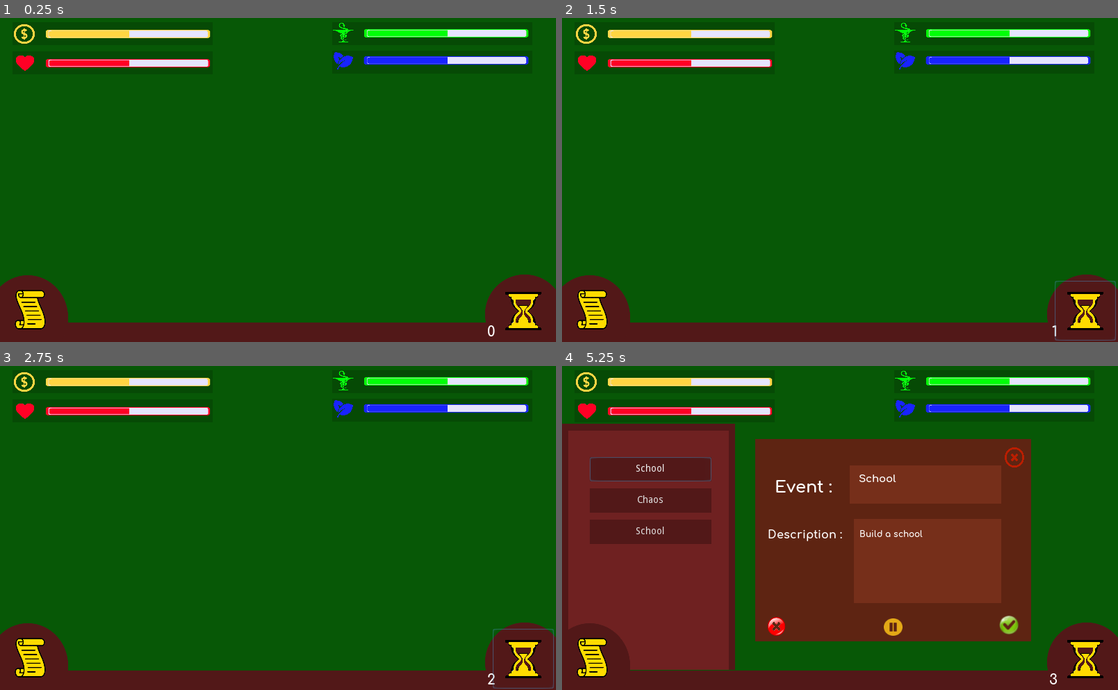
Above: before the commit, frames 1-4 (two rows, left to right).
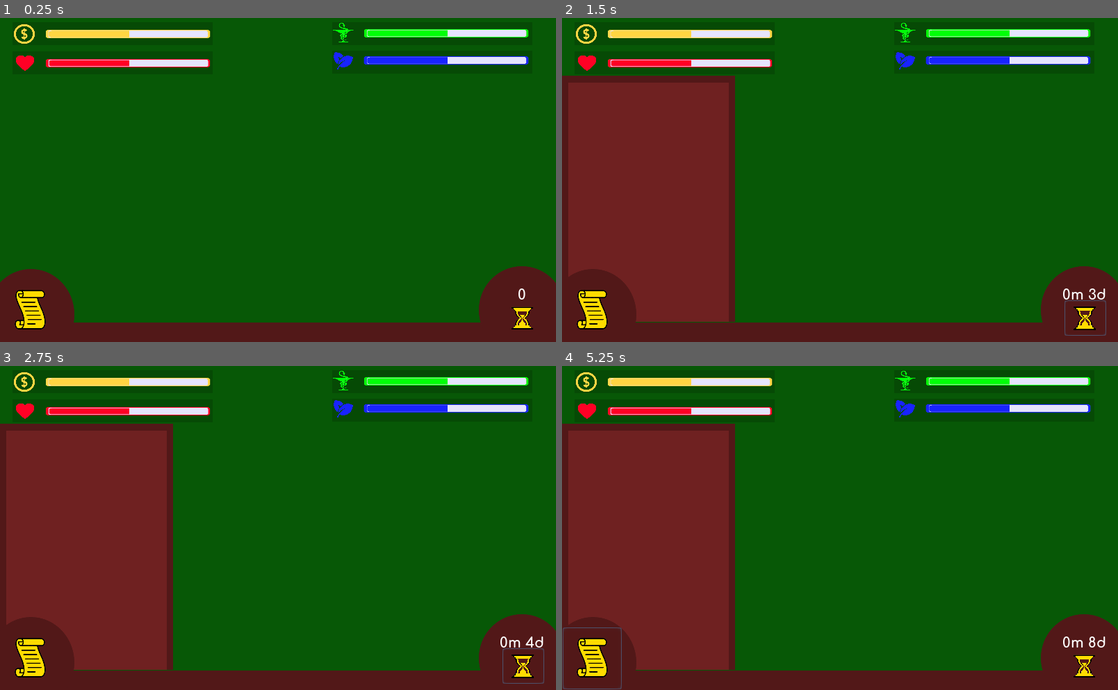
Above: after the commit, the same moments.

Repository: Speedphoenix/Mayor-of-Kanaka
Game: Godot game, scene res://scenes/MainScene.tscn
Same seed, same stepped clock (60 frames per second), same inputs: the game is played once before the commit and once after it.
Inputs (mouse positions are in pixels of both pictures, inside the frame that each line leads up to; where the layout moved, square brackets give the same spot in the first picture):
- Up to frame 1 (0.25 s): no input
- Up to frame 2 (1.5 s): click (589, 309) at 0.5 s; click (1084, 319) [1084, 309] at 1.25 s
- Up to frame 3 (2.75 s): click (522, 667) [522, 657] at 2 s
- Up to frame 4 (5.25 s): click (589, 657) at 2.75 s; click (1084, 667) [1084, 657] at 3.5 s; click (589, 657) at 4.25 s; click (650, 469) at 5 s, where only the run before the commit has a clickable "School"

The runs differ from the first frame. In frame 1, 1.2% of the frame differs, in the area x 0-100%, y 76-99%; in frame 2, 23%; in frame 3, 23%; in frame 4, 37%, in the area x 0-100%, y 22-100%.

Commit message:
incorporate turn controller into demo

Diff:
--- a/project.godot
+++ b/project.godot
@@ -21,6 +21,7 @@
 [autoload]
 
 Global="*res://scripts/Global.gd"
+TurnController="*res://scripts/TurnController.gd"
 
 [display]
 
--- a/scenes/MainScene.tscn
+++ b/scenes/MainScene.tscn
@@ -84,5 +84,4 @@
 [connection signal="refused" from="EventsController/EventsUIController/EventsUI" to="BarsController/BarsUI" method="_on_event_refused"]
 [connection signal="refused" from="EventsController/EventsUIController/EventsUI" to="UnderUIController/UnderUI" method="_on_event_refused"]
 [connection signal="eventToDisplay" from="UnderUIController/UnderUI" to="EventsController" method="_on_eventToDisplay"]
-[connection signal="nextTurn" from="UnderUIController/UnderUI" to="BarsController/BarsUI" method="_on_nextTurn"]
 [connection signal="nextTurn" from="UnderUIController/UnderUI" to="EventsController" method="_on_nextTurn"]
--- a/scenes/UnderUI.tscn
+++ b/scenes/UnderUI.tscn
@@ -29,9 +29,9 @@
 }
 
 [node name="CircleBackground" type="TextureRect" parent="NextTurnController"]
-margin_left = 697.0
-margin_top = 382.0
-margin_right = 813.0
+margin_left = 688.0
+margin_top = 370.0
+margin_right = 814.0
 margin_bottom = 498.0
 texture = ExtResource( 2 )
 expand = true
@@ -40,22 +40,23 @@
 }
 
 [node name="CurrentTurnLabel" type="Label" parent="NextTurnController"]
-margin_left = 671.449
-margin_top = 453.98
-margin_right = 713.449
-margin_bottom = 476.98
+margin_left = 702.0
+margin_top = 393.878
+margin_right = 801.0
+margin_bottom = 430.878
 custom_fonts/font = SubResource( 1 )
 text = "0"
-align = 2
+align = 1
+valign = 1
 __meta__ = {
 "_edit_use_anchors_": false
 }
 
 [node name="NextTurnButton" type="Button" parent="NextTurnController"]
-margin_left = 709.119
-margin_top = 392.059
-margin_right = 797.119
-margin_bottom = 478.059
+margin_left = 722.898
+margin_top = 420.265
+margin_right = 782.898
+margin_bottom = 471.265
 icon = ExtResource( 1 )
 flat = true
 expand_icon = true
@@ -95,8 +96,8 @@
 
 [node name="CircleBackground2" type="TextureRect" parent="EventDetailsController"]
 margin_left = -19.0
-margin_top = 383.0
-margin_right = 99.0
+margin_top = 374.0
+margin_right = 108.0
 margin_bottom = 507.0
 texture = ExtResource( 2 )
 expand = true
--- a/scripts/BarsUI.gd
+++ b/scripts/BarsUI.gd
@@ -6,6 +6,10 @@
 func _ready():
 	var Global = get_node("/root/Global")
 	bars = Global.Bars
+
+	var turnController = get_node("/root/TurnController")
+	#turnController.connect("miniturn_changed", self, "_on_anyturn_changed")
+	turnController.connect("turn_changed", self, "_on_turn_changed")
 
 	# Setting the bars initial values
 	$BarsController/Economy/EconomyBar.value = bars.ECONOMY
@@ -62,6 +66,13 @@
 
 
 func _on_nextTurn():
+	pass
+#	$BarsController/Economy/EconomyBar.value = bars.ECONOMY
+#	$BarsController/Health/HealthBar.value = bars.HEALTH
+#	$BarsController/Nature/NatureBar.value = bars.NATURE
+#	$BarsController/Satisfation/SatisfactionBar.value = bars.SATISFACTION
+
+func _on_turn_changed(turn_number, miniturn_number):
 	$BarsController/Economy/EconomyBar.value = bars.ECONOMY
 	$BarsController/Health/HealthBar.value = bars.HEALTH
 	$BarsController/Nature/NatureBar.value = bars.NATURE
--- a/scripts/EventController.gd
+++ b/scripts/EventController.gd
@@ -10,6 +10,11 @@
 	var Global = get_node("/root/Global")
 	devmode = Global.devmode
 	events = Global.events
+
+	var turnController = get_node("/root/TurnController")
+	turnController.connect("miniturn_changed", self, "_on_miniturn_changed")
+	turnController.connect("turn_changed", self, "_on_turn_changed")
+
 	$EventsUIController/EventsUI.get_child(0).hide()
 	initSelector()
 	if(devmode == true):
@@ -34,6 +39,12 @@
 			var event = allEvents[eventKey]
 			return event
 
+func addRandomEvent():
+	var Global = get_node("/root/Global")
+	var eventsList = Global.eventsList
+	var randomEvent = getRandomEvent(events)
+	eventsList.append(randomEvent)
+
 func initSelector():
 	$EventIDSelector.add_item("Earthquake", 1)
 	$EventIDSelector.add_item("School", 2)
@@ -45,18 +56,29 @@
 	emit_signal("eventChanged", eventID)
 	$EventsUIController/EventsUI.get_child(0).show()
 
-func _on_EventsUI_close():
-	$EventsUIController/EventsUI.get_child(0).hide()
+func _on_nextTurn():
+	pass
+#	var Global = get_node("/root/Global")
+#	var eventsList = Global.eventsList
+#
+#	var randomEvent = getRandomEvent(events)
+#	eventsList.append(randomEvent)
 
-func _on_nextTurn():
-	var Global = get_node("/root/Global")
-	var eventsList = Global.eventsList
+func _on_miniturn_changed(turn_number, miniturn_number):
+	if miniturn_number == 10 || miniturn_number == 20:
+		addRandomEvent()
 
-	var randomEvent = getRandomEvent(events)
-	eventsList.append(randomEvent)
+func _on_turn_changed(turn_number, miniturn_number):
+	addRandomEvent()
+	addRandomEvent()
 
 
 func _on_eventToDisplay(eventID):
 	#print("Need to display event ID: ", eventID)
 	emit_signal("eventChanged", eventID)
+	var turnController = get_node("/root/TurnController").pause_turns()
 	$EventsUIController/EventsUI.get_child(0).show()
+
+func _on_EventsUI_close():
+	$EventsUIController/EventsUI.get_child(0).hide()
+	var turnController = get_node("/root/TurnController").resume_turns()
--- a/scripts/UnderUI.gd
+++ b/scripts/UnderUI.gd
@@ -3,24 +3,30 @@
 signal nextTurn
 signal eventToDisplay(eventID)
 
-onready var currentTurn
-onready var eventsList
+var currentTurn
+var eventsList
 
 # Called when the node enters the scene tree for the first time.
 func _ready():
 	var Global = get_node("/root/Global")
+	var turnController = get_node("/root/TurnController")
+	turnController.connect("miniturn_changed", self, "_on_anyturn_changed")
+	turnController.connect("turn_changed", self, "_on_anyturn_changed")
 	currentTurn = Global.currentTurn
-	$NextTurnController/CurrentTurnLabel.text =  String(currentTurn)
+	$NextTurnController/CurrentTurnLabel.text =  str(currentTurn)
 
 func _on_NextTurnButton_pressed():
-	var currentTurnText = int($NextTurnController/CurrentTurnLabel.text)
-	var newCurrentTurn = currentTurnText + 1
-	$NextTurnController/CurrentTurnLabel.text =  String(newCurrentTurn)
-	$EventDetailsController/DetailsMenuController.hide()
-	var Global = get_node("/root/Global")
-	Global.currentTurn += 1
-	emit_signal("nextTurn")
+	pass
+#	var currentTurnText = int($NextTurnController/CurrentTurnLabel.text)
+#	var newCurrentTurn = currentTurnText + 1
+#	$NextTurnController/CurrentTurnLabel.text =  String(newCurrentTurn)
+#	$EventDetailsController/DetailsMenuController.hide()
+#	var Global = get_node("/root/Global")
+#	Global.currentTurn += 1
+#	emit_signal("nextTurn")
 
+func _on_anyturn_changed(turn_number, miniturn_number):
+	$NextTurnController/CurrentTurnLabel.text =  str(turn_number) + "m " +  str(miniturn_number) + "d"
 
 func _on_EventDetailsButton_toggled(button_pressed):
 	if(button_pressed):
@@ -35,18 +41,18 @@
 				var detailMenuController = $EventDetailsController/DetailsMenuController
 
 				var controller = Control.new()
-				controller.name = "Controller" + String(eventCounter)
+				controller.name = "Controller" + str(eventCounter)
 				controller.margin_left = 40
 				controller.margin_top = 100 + (eventCounter * 45)
 
 				var background = ColorRect.new()
-				background.name = "background" + String(eventCounter)
+				background.name = "background" + str(eventCounter)
 				background.margin_right = 175
 				background.margin_bottom = 35
 				background.color = Color("531919")
 
 				var button = Button.new()
-				background.name = "button" + String(eventCounter)
+				background.name = "button" + str(eventCounter)
 				button.flat = true
 				button.text = eventTitle
 				button.margin_right = 175
